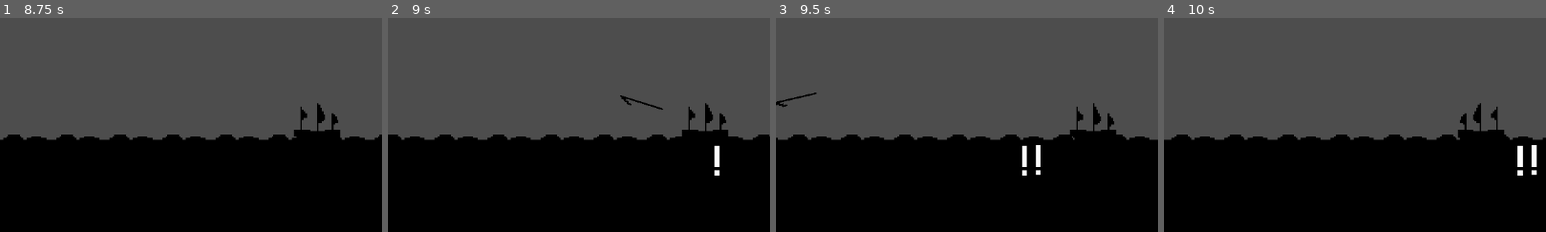
Above: before the commit, frames 1-4 (left to right).
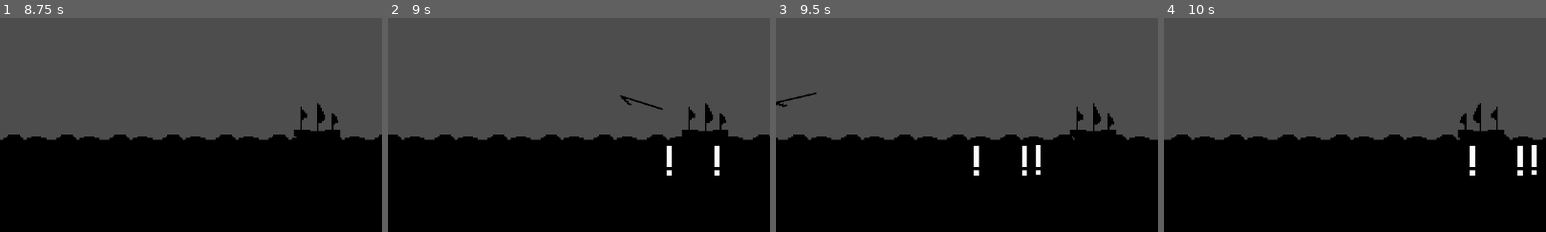
Above: after the commit, the same moments.

Repository: AdamOravecz1/solodevelopment-72-hour-jam
Game: Godot game, scene res://Scenes/main.tscn
The game is run twice, just before and just after one commit, with the same random seed, the same clock (stepped at 60 frames per second) and the same inputs.
Inputs (mouse positions are % of the whole screen's width and height, from its top left):
- Up to frame 1 (8.75 s): click "Start New Day" at 0.5 s; click "Start New Day" at 1.25 s; click "Fire Rate" at 2 s; click "Fire Range" at 2.75 s; click "Health" at 3.5 s; click "MaxSpeed" at 4.25 s; click "Accelaration" at 5 s; click "Heal to Max" at 5.75 s; tap Enter at 6.5 s; move the mouse to (72, 45) at 6.52 s; hold D (right) 6.53-7.28 s; tap Space (dash) at 6.6, 8.1 s; move the mouse to (30, 55) at 7.27 s; hold A (left) 7.28-8.03 s; click (30, 55) at 7.35 s; move the mouse to (60, 28) at 8.02 s; hold D (right) from 8.03 s (still down)
- Up to frame 2 (9 s): keep holding D (right); tap Space (dash) at 8.75 s; move the mouse to (45, 70) at 8.77 s; click (45, 70) at 8.85 s
- Up to frame 3 (9.5 s): keep holding D (right)
- Up to frame 4 (10 s): move the mouse to (80, 65) at 9.52 s; release D (right) at 9.53 s; hold A (left) from 9.53 s (still down); tap Space (dash) at 9.6 s
The pictures show only the part of the screen within x 8-58%, y 50-100%; the shares and areas given below are measured in that part.

Frame 1 is identical in both runs. In frame 2, 0.2% of the frame differs, in the area x 72-75%, y 59-74%; in frame 3, 0.2%; in frame 4, 0.2%.

Commit message:
health bar

Diff:
--- a/Scenes/fish.gd
+++ b/Scenes/fish.gd
@@ -7,6 +7,11 @@
 
 var direction: Vector2 = Vector2.ZERO
 var velocity: Vector2 = Vector2.ZERO
+
+func _ready() -> void:
+	$ProgressBar.modulate = Color(1, 1, 1, 0)  # Start fully transparent
+	$ProgressBar.set_as_top_level(true)
+
 
 func setup(pos: Vector2, dir: Vector2, heal: int):
 	health = heal
@@ -22,8 +27,6 @@
 
 
 func _physics_process(delta: float) -> void:
-
-
 	# Apply gravity for arc motion
 	velocity.y += gravity_force * delta
 
@@ -32,8 +35,10 @@
 
 	# Rotate sprite to face current flight direction
 	rotation = velocity.angle() + deg_to_rad(180)
+	$ProgressBar.global_position = global_position + Vector2(0, -20)
 
 func hit(damage, dir):
+	flash_health()
 	health -= damage
 	velocity += dir
 	if health <= 0:
@@ -53,3 +58,9 @@
 func _on_body_entered(body: Node2D) -> void:
 	if "take_damage" in body:
 		body.take_damage(1)
+
+func flash_health():
+	var tween = create_tween()
+
+	tween.tween_property($ProgressBar, "modulate", Color(1, 1, 1, 1), 1.0)
+	tween.tween_property($ProgressBar, "modulate", Color(1, 1, 1, 0), 1.0)
--- a/Scenes/fish.tscn
+++ b/Scenes/fish.tscn
@@ -29,6 +29,17 @@
 "speed": 5.0
 }]
 
+[sub_resource type="CanvasTexture" id="CanvasTexture_4fqy1"]
+
+[sub_resource type="StyleBoxTexture" id="StyleBoxTexture_urn1o"]
+texture = SubResource("CanvasTexture_4fqy1")
+modulate_color = Color(0, 0, 0, 0.313726)
+
+[sub_resource type="CanvasTexture" id="CanvasTexture_urn1o"]
+
+[sub_resource type="StyleBoxTexture" id="StyleBoxTexture_21uvr"]
+texture = SubResource("CanvasTexture_urn1o")
+
 [node name="Fish" type="Area2D"]
 collision_mask = 2
 script = ExtResource("1_c4ibo")
@@ -50,5 +61,18 @@
 stream = ExtResource("3_4fqy1")
 bus = &"SFX"
 
+[node name="ProgressBar" type="ProgressBar" parent="."]
+offset_left = -12.0
+offset_top = -12.0
+offset_right = 11.0
+offset_bottom = -9.0
+pivot_offset = Vector2(12, 0)
+theme_override_styles/background = SubResource("StyleBoxTexture_urn1o")
+theme_override_styles/fill = SubResource("StyleBoxTexture_21uvr")
+max_value = 2.0
+step = 1.0
+value = 1.0
+show_percentage = false
+
 [connection signal="body_entered" from="." to="." method="_on_body_entered"]
 [connection signal="timeout" from="JumpTimer" to="." method="_on_jump_timer_timeout"]
--- a/Scenes/harpoon.gd
+++ b/Scenes/harpoon.gd
@@ -35,3 +35,4 @@
 	if "hit" in area:
 		$AudioStreamPlayer.play()
 		area.hit(damage, velocity)
+		$CollisionShape2D.queue_free()
--- /dev/null
+++ b/Scenes/health_bar.gd
@@ -0,0 +1 @@
+extends ProgressBar
--- /dev/null
+++ b/Scenes/health_bar.tscn
@@ -0,0 +1,34 @@
+[gd_scene load_steps=6 format=3 uid="uid://ofr01h61fhb7"]
+
+[ext_resource type="Script" uid="uid://4c2kx6uvyx8u" path="res://Scenes/health_bar.gd" id="1_78m4n"]
+
+[sub_resource type="CanvasTexture" id="CanvasTexture_4fqy1"]
+
+[sub_resource type="StyleBoxTexture" id="StyleBoxTexture_m34ix"]
+texture = SubResource("CanvasTexture_4fqy1")
+modulate_color = Color(0, 0, 0, 0.313726)
+
+[sub_resource type="CanvasTexture" id="CanvasTexture_jdl8t"]
+
+[sub_resource type="StyleBoxTexture" id="StyleBoxTexture_qay8w"]
+texture = SubResource("CanvasTexture_jdl8t")
+
+[node name="HealthBar" type="ProgressBar"]
+anchors_preset = 8
+anchor_left = 0.5
+anchor_top = 0.5
+anchor_right = 0.5
+anchor_bottom = 0.5
+offset_left = -576.0
+offset_top = -324.0
+offset_right = -553.0
+offset_bottom = -321.0
+grow_horizontal = 2
+grow_vertical = 2
+theme_override_styles/background = SubResource("StyleBoxTexture_m34ix")
+theme_override_styles/fill = SubResource("StyleBoxTexture_qay8w")
+max_value = 2.0
+step = 1.0
+value = 1.0
+show_percentage = false
+script = ExtResource("1_78m4n")
--- a/Scenes/main.tscn
+++ b/Scenes/main.tscn
@@ -116,4 +116,6 @@
 autoplay = true
 bus = &"Music"
 
+[node name="HealthBars" type="Node2D" parent="."]
+
 [connection signal="area_entered" from="Splash" to="." method="_on_splash_area_entered"]
--- a/Scenes/shark.gd
+++ b/Scenes/shark.gd
@@ -10,6 +10,10 @@
 
 var shoot := true
 var was_above_water := false
+
+func _ready() -> void:
+	$ProgressBar.modulate = Color(1, 1, 1, 0)  # Start fully transparent
+	$ProgressBar.set_as_top_level(true)
 
 func setup(pos: Vector2, dir: Vector2, heal: int):
 	health = heal
@@ -51,6 +55,8 @@
 	# Rotate sprite to face current flight direction
 	rotation = velocity.angle() + deg_to_rad(180)
 
+	$ProgressBar.global_position = global_position + Vector2(0, -20)
+
 func hit(damage, dir):
 	health -= damage
 	velocity += dir * 0.5
@@ -62,6 +68,7 @@
 		$JumpTimer.stop()
 		await get_tree().create_timer(1).timeout
 		queue_free()
+	flash_health()
 
 
 func _on_jump_timer_timeout() -> void:
@@ -71,3 +78,10 @@
 func _on_body_entered(body: Node2D) -> void:
 	if "take_damage" in body:
 		body.take_damage(1)
+
+func flash_health():
+	$ProgressBar.value = health
+	var tween = create_tween()
+
+	tween.tween_property($ProgressBar, "modulate", Color(1, 1, 1, 1), 1.0)
+	tween.tween_property($ProgressBar, "modulate", Color(1, 1, 1, 0), 1.0)
--- a/Scenes/shark.tscn
+++ b/Scenes/shark.tscn
@@ -29,6 +29,17 @@
 [sub_resource type="RectangleShape2D" id="RectangleShape2D_wyy8k"]
 size = Vector2(31, 8)
 
+[sub_resource type="CanvasTexture" id="CanvasTexture_4fqy1"]
+
+[sub_resource type="StyleBoxTexture" id="StyleBoxTexture_cb72u"]
+texture = SubResource("CanvasTexture_4fqy1")
+modulate_color = Color(0, 0, 0, 0.313726)
+
+[sub_resource type="CanvasTexture" id="CanvasTexture_urn1o"]
+
+[sub_resource type="StyleBoxTexture" id="StyleBoxTexture_6rxyh"]
+texture = SubResource("CanvasTexture_urn1o")
+
 [node name="Shark" type="Area2D"]
 collision_mask = 2
 script = ExtResource("1_87kak")
@@ -51,5 +62,18 @@
 stream = ExtResource("3_cb72u")
 bus = &"SFX"
 
+[node name="ProgressBar" type="ProgressBar" parent="."]
+offset_left = -12.0
+offset_top = -12.0
+offset_right = 11.0
+offset_bottom = -9.0
+pivot_offset = Vector2(12, 0)
+theme_override_styles/background = SubResource("StyleBoxTexture_cb72u")
+theme_override_styles/fill = SubResource("StyleBoxTexture_6rxyh")
+max_value = 4.0
+step = 1.0
+value = 1.0
+show_percentage = false
+
 [connection signal="body_entered" from="." to="." method="_on_body_entered"]
 [connection signal="timeout" from="JumpTimer" to="." method="_on_jump_timer_timeout"]
--- a/Scenes/ship.gd
+++ b/Scenes/ship.gd
@@ -27,7 +27,7 @@
 
 var fishes := {
 	"fish": [2, 2, 2, 2],
-	"shark": [],
+	"shark": [4, 4],
 	"wheal": [],
 	"tentacle": []
 }
--- a/Scenes/shop.tscn
+++ b/Scenes/shop.tscn
@@ -3,7 +3,7 @@
 [ext_resource type="Script" uid="uid://b4yoru53imm73" path="res://Scenes/shop.gd" id="1_a0mxf"]
 [ext_resource type="FontFile" uid="uid://cnqm0u4n815fc" path="res://Fonts/PixelOperator.ttf" id="2_2shtd"]
 [ext_resource type="AudioStream" uid="uid://vp7xr43ocsgr" path="res://Sounds/wood-surface-single-coin-payout-4-215284.wav" id="3_io27d"]
-[ext_resource type="AudioStream" uid="uid://bfmards8y6mt2" path="res://Sounds/seagull-2-89447.wav" id="4_fdj0q"]
+[ext_resource type="AudioStream" uid="uid://dpytqdn03m71b" path="res://Sounds/seagull-city-372653.wav" id="4_fdj0q"]
 
 [sub_resource type="RectangleShape2D" id="RectangleShape2D_2shtd"]
 size = Vector2(86, 97)
@@ -171,7 +171,6 @@
 
 [node name="Morning" type="AudioStreamPlayer" parent="."]
 stream = ExtResource("4_fdj0q")
-volume_db = 20.0
 bus = &"SFX"
 
 [connection signal="body_entered" from="." to="." method="_on_body_entered"]
--- a/Scenes/tentacle.gd
+++ b/Scenes/tentacle.gd
@@ -4,6 +4,10 @@
 
 var speed := 20
 var side := 0
+
+func _ready() -> void:
+	$ProgressBar.modulate = Color(1, 1, 1, 0)  # Start fully transparent
+	$ProgressBar.set_as_top_level(true)
 
 func setup(pos, dir, heal):
 	if dir == -1:
@@ -17,6 +21,8 @@
 	if position.y >= 0:
 		position.y -= delta * speed
 
+	$ProgressBar.global_position = global_position + Vector2(0, -20)
+
 func hit(damage, velocity):
 	if position.y <= 0:
 		$CollisionShape2D.call_deferred("queue_free")
@@ -27,8 +33,7 @@
 		$AnimatedSprite2D.play("attack")
 		await get_tree().create_timer(0.5).timeout
 		$CollisionShape2D2.set_deferred("disabled", false)
-
-
+	flash_health()
 
 
 func _on_animated_sprite_2d_animation_finished() -> void:
@@ -70,3 +75,10 @@
 			cs2.call_deferred("queue_free")
 
 		body.take_damage(1)
+
+func flash_health():
+	$ProgressBar.value = health
+	var tween = create_tween()
+
+	tween.tween_property($ProgressBar, "modulate", Color(1, 1, 1, 1), 1.0)
+	tween.tween_property($ProgressBar, "modulate", Color(1, 1, 1, 0), 1.0)
--- a/Scenes/wheal.gd
+++ b/Scenes/wheal.gd
@@ -7,6 +7,10 @@
 
 var direction: Vector2 = Vector2.ZERO
 var velocity: Vector2 = Vector2.ZERO
+
+func _ready() -> void:
+	$ProgressBar.modulate = Color(1, 1, 1, 0)  # Start fully transparent
+	$ProgressBar.set_as_top_level(true)
 
 func setup(pos: Vector2, dir: Vector2, heal: int):
 	health = heal
@@ -29,6 +33,7 @@
 
 	# Rotate sprite to face current flight direction
 	rotation = velocity.angle() + deg_to_rad(180)
+	$ProgressBar.global_position = global_position + Vector2(0, -20)
 
 func hit(damage, dir):
 	health -= damage
@@ -42,6 +47,7 @@
 		$ShootTimer.stop()
 		await get_tree().create_timer(1).timeout
 		queue_free()
+	flash_health()
 
 
 func _on_jump_timer_timeout() -> void:
@@ -60,3 +66,10 @@
 func _on_body_entered(body: Node2D) -> void:
 	if "take_damage" in body:
 		body.take_damage(1)
+
+func flash_health():
+	$ProgressBar.value = health
+	var tween = create_tween()
+
+	tween.tween_property($ProgressBar, "modulate", Color(1, 1, 1, 1), 1.0)
+	tween.tween_property($ProgressBar, "modulate", Color(1, 1, 1, 0), 1.0)
--- a/Scenes/wheal.tscn
+++ b/Scenes/wheal.tscn
@@ -29,6 +29,17 @@
 "speed": 5.0
 }]
 
+[sub_resource type="CanvasTexture" id="CanvasTexture_4fqy1"]
+
+[sub_resource type="StyleBoxTexture" id="StyleBoxTexture_640sr"]
+texture = SubResource("CanvasTexture_4fqy1")
+modulate_color = Color(0, 0, 0, 0.313726)
+
+[sub_resource type="CanvasTexture" id="CanvasTexture_urn1o"]
+
+[sub_resource type="StyleBoxTexture" id="StyleBoxTexture_wdje8"]
+texture = SubResource("CanvasTexture_urn1o")
+
 [node name="Wheal" type="Area2D"]
 collision_mask = 2
 script = ExtResource("1_fk5te")
@@ -55,6 +66,19 @@
 stream = ExtResource("3_640sr")
 bus = &"SFX"
 
+[node name="ProgressBar" type="ProgressBar" parent="."]
+offset_left = -12.0
+offset_top = -12.0
+offset_right = 11.0
+offset_bottom = -9.0
+pivot_offset = Vector2(12, 0)
+theme_override_styles/background = SubResource("StyleBoxTexture_640sr")
+theme_override_styles/fill = SubResource("StyleBoxTexture_wdje8")
+max_value = 6.0
+step = 1.0
+value = 1.0
+show_percentage = false
+
 [connection signal="body_entered" from="." to="." method="_on_body_entered"]
 [connection signal="timeout" from="JumpTimer" to="." method="_on_jump_timer_timeout"]
 [connection signal="timeout" from="ShootTimer" to="." method="_on_shoot_timer_timeout"]
Not shown: 1 places in Scenes/fish.tscn that only renumber resources
Not shown, added: Scenes/health_bar.gd.uid
Not shown: 1 places in Scenes/shark.tscn that only renumber resources
Not shown: 1 places in Scenes/wheal.tscn that only renumber resources
